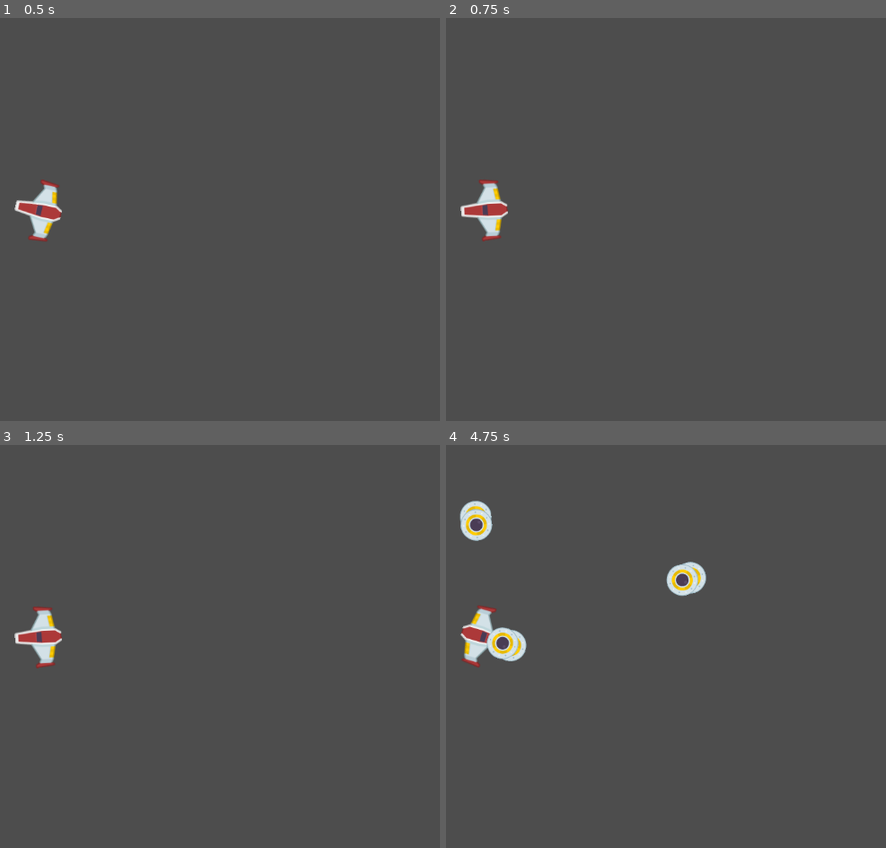
Above: before the commit, frames 1-4 (two rows, left to right).
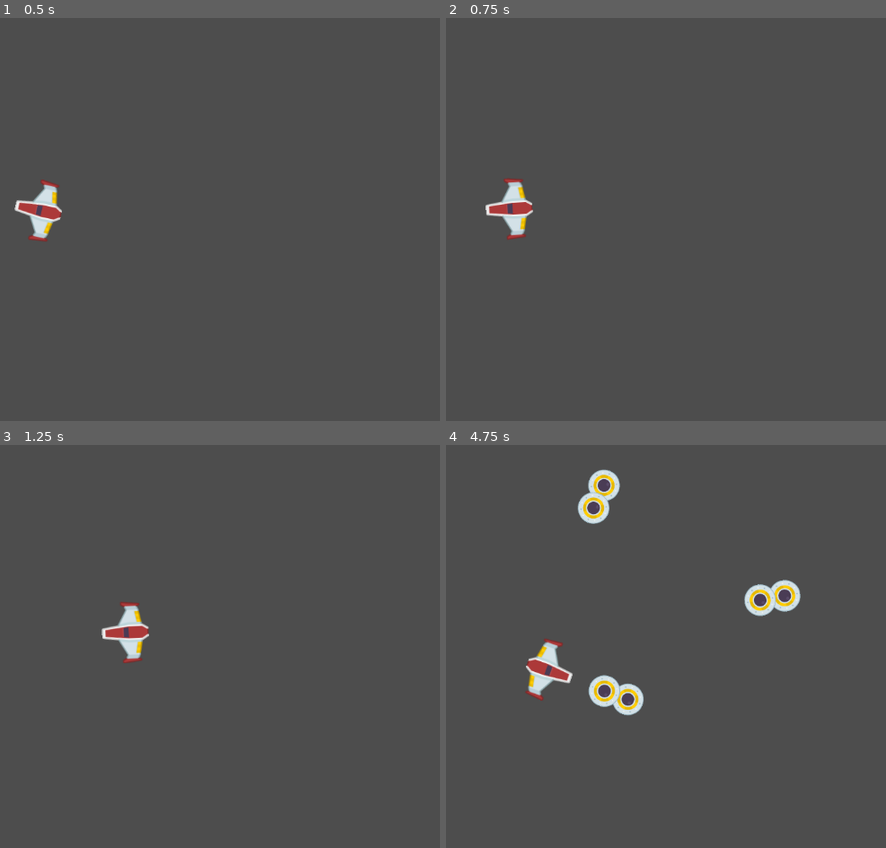
Above: after the commit, the same moments.

Repository: game-dev-besties/chicken-game
Game: Godot game, scene res://scenes/game.tscn
Two runs of this game, one before a commit and one after it. Both use one fixed random seed, a clock stepped at 60 frames per second and the inputs below.
Inputs (mouse positions are in pixels of both pictures, inside the frame that each line leads up to):
- Up to frame 1 (0.5 s): no input
- Up to frame 2 (0.75 s): tap Enter at 0.5 s; move the mouse to (683, 199) at 0.52 s; press the mouse at (683, 199) at 0.53 s
- Up to frame 3 (1.25 s): no input
- Up to frame 4 (4.75 s): move the mouse to (outside the picture) at 1.27 s; release the mouse at (outside the picture) at 1.28 s; click (outside the picture) at 1.35 s; move the mouse to (600, 557) at 2.02 s; press the mouse at (600, 557) at 2.03 s; move the mouse to (490, 727) at 2.77 s; release the mouse at (490, 727) at 2.78 s; click (490, 727) at 2.85 s; move the mouse to (740, 706) at 3.52 s; press the mouse at (740, 706) at 3.53 s; move the mouse to (outside the picture) at 4.27 s; release the mouse at (outside the picture) at 4.28 s; click (outside the picture) at 4.35 s

Frame 1 is identical in both runs. In frame 2, 1.4% of the frame differs, in the area x 3-20%, y 39-56%; in frame 3, 1.6%; in frame 4, 5.3%, in the area x 3-81%, y 6-68%.

Commit message:
added moving towards mouse

Diff:
--- a/scenes/game.tscn
+++ b/scenes/game.tscn
@@ -1,6 +1,6 @@
 [gd_scene load_steps=3 format=3 uid="uid://lq161vi7gssa"]
 
-[ext_resource type="PackedScene" uid="uid://cp14j05wa35i8" path="res://scenes/chicken.tscn" id="1_hj3n4"]
+[ext_resource type="PackedScene" uid="uid://cp14j05wa35i8" path="res://chicken.tscn" id="1_hj3n4"]
 [ext_resource type="Script" path="res://scripts/game.gd" id="1_le0yu"]
 
 [node name="game" type="Node2D"]
--- a/scripts/chicken.gd
+++ b/scripts/chicken.gd
@@ -1,7 +1,7 @@
 extends CharacterBody2D
 
 
-const SPEED = 300.0
+const SPEED = 200.0
 const JUMP_VELOCITY = -400.0
 
 # Get the gravity from the project settings to be synced with RigidBody nodes.
@@ -30,6 +30,6 @@
 	var dir = get_angle_to(get_global_mouse_position()) - PI/2
 	rotate(dir)
 
-	#if Input.is_action_pressed("click"):
-		#velocity = Vector2(0, -SPEED).rotated(dir)
-		#move_and_slide()
+	if Input.is_action_pressed("click"):
+		velocity = position.direction_to(get_global_mouse_position()) * SPEED
+	move_and_slide()
